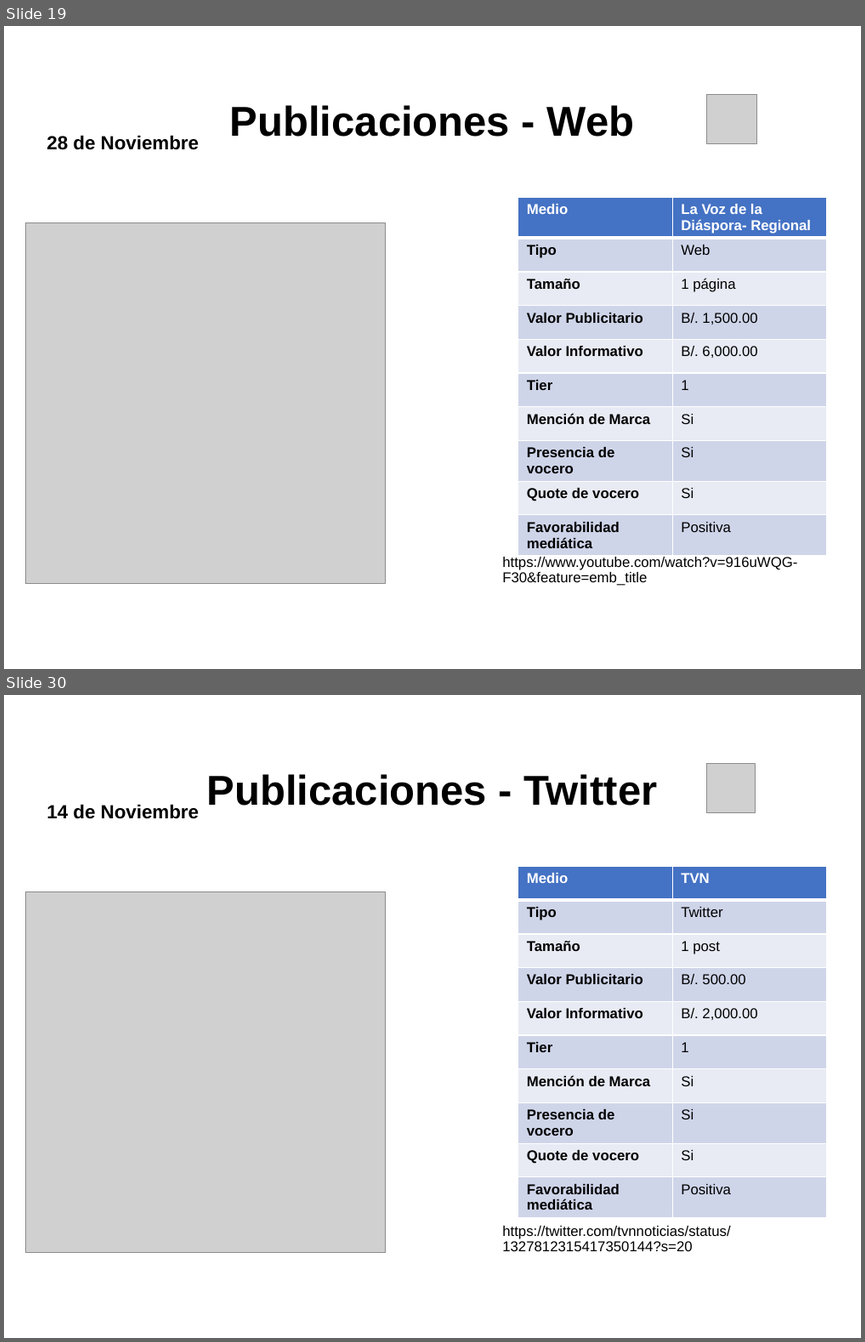
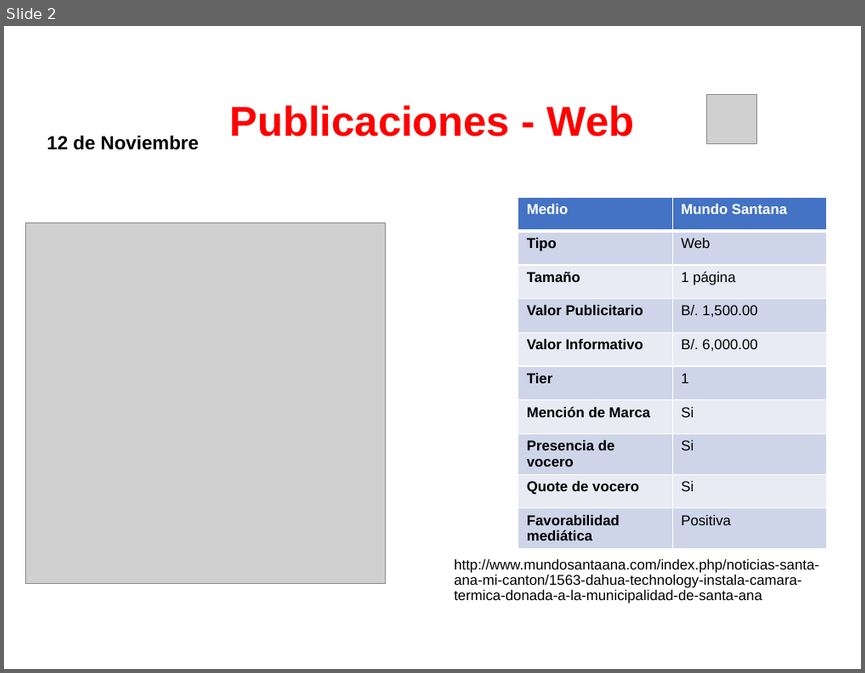
Before and after one commit to dgarci23/Report-Generator, a slide deck: Presentacion Terminada.pptx. Shown one above the other, each under a label of ours: slides 19 and 30 before the commit, slide 2 after it; the slides between them are not shown. The pictures are 865x1342 and 865x673 pixels, drawn with LibreOffice and Linux fonts; fonts in the diff are those of the drawing; grey boxes stand for pictures; background and template pictures are left out. Boxes give left, top, right and bottom in pixels: in the first picture for what was removed or moved away, otherwise in the second. Text is boxed around its words. In the diff, an @@ line names an element or a change of style, - is before the commit and + after.

```diff
--- a/Presentacion Terminada.pptx
+++ b/Presentacion Terminada.pptx
@@ slide 30 removed at box(4, 695, 861, 1338), background picture (left out) @@
@@ picture removed at box(707, 764, 755, 812) @@
@@ title removed at box(207, 774, 657, 805) @@
-Publicaciones - Twitter
@@ text removed at box(46, 804, 199, 819) @@
-14 de Noviembre
@@ table removed at box(518, 867, 827, 1213), 10 rows, 2 columns @@
-Medio | TVN
-Tipo | Twitter
-Tamaño | 1 post
-Valor Publicitario | B/. 500.00
-Valor Informativo | B/. 2,000.00
-Tier | 1
-Mención de Marca | Si
-Presencia de vocero | Si
-Quote de vocero | Si
-Favorabilidad mediática | Positiva
@@ picture removed at box(25, 892, 386, 1252) @@
@@ text removed at box(502, 1225, 730, 1251) @@
-https://twitter.com/tvnnoticias/status/1327812315417350144?s=20
@@ what was slide 19 is now slide 2 @@
@@ slide 2 changed as well @@
@@ title "Publicaciones - Web" at box(230, 105, 635, 136): text colour #000000 to #FF0000 @@
@@ text at box(46, 135, 199, 150): text changed @@
-28 de Noviembre
+12 de Noviembre
@@ table at box(518, 198, 827, 544) @@
-row 1, column 2: La Voz de la Diáspora- Regional
+row 1, column 2: Mundo Santana
@@ text at box(454, 559, 819, 603): text changed @@
-https://www.youtube.com/watch?v=916uWQG-F30&feature=emb_title
+http://www.mundosantaana.com/index.php/noticias-santa-ana-mi-canton/1563-dahua-technology-instala-camara-termica-donada-a-la-municipalidad-de-santa-ana
```
Also in this commit, not shown: 7 other slides changed, 28 other slides removed, 2 other files.
